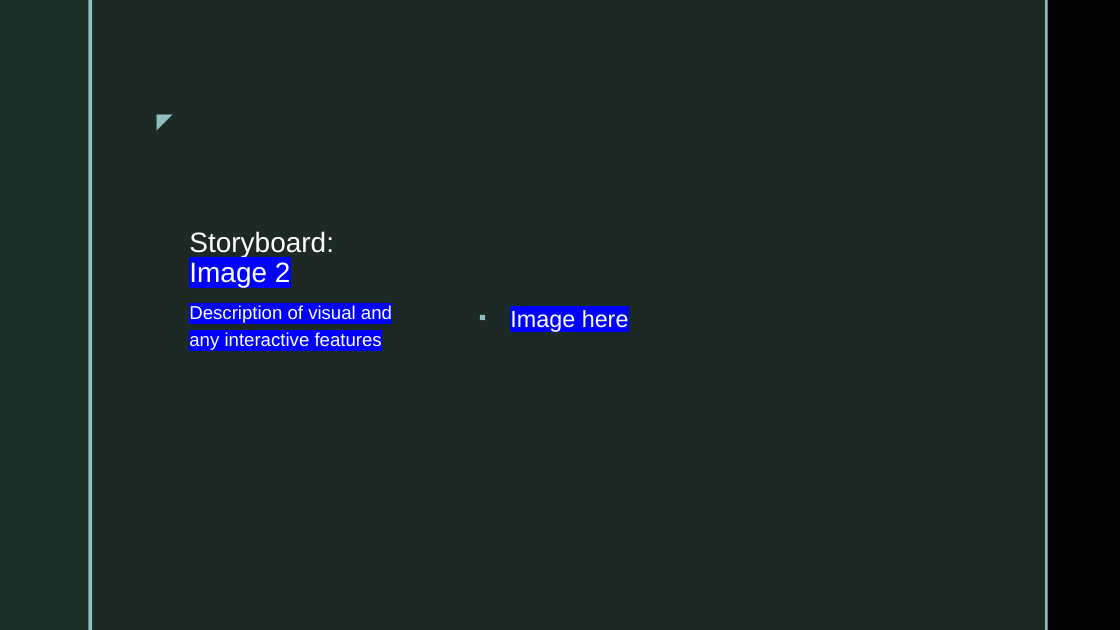
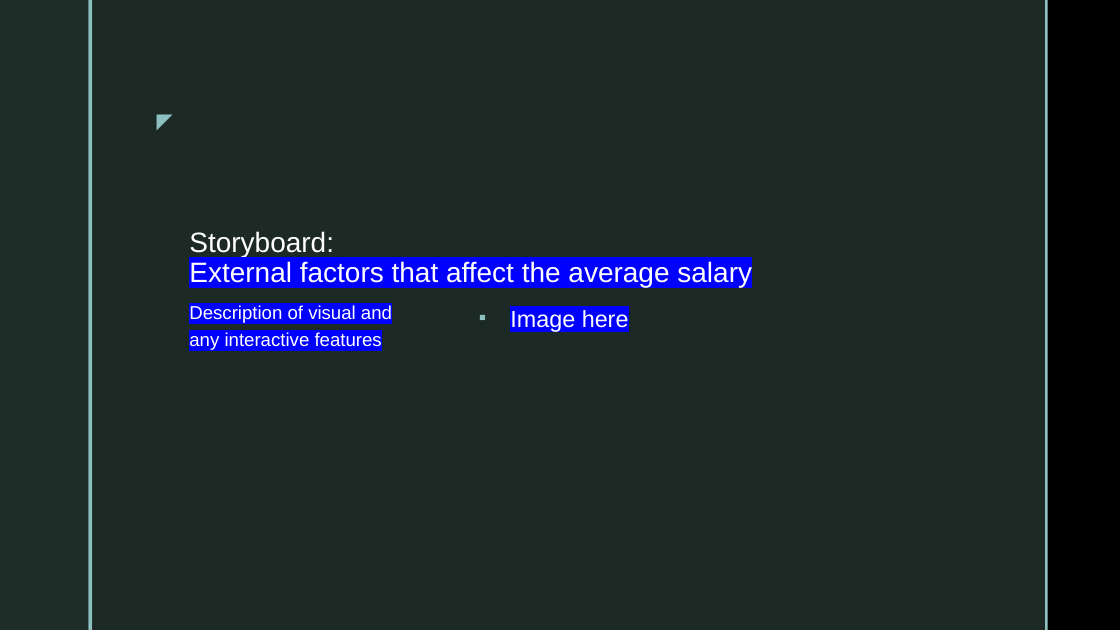
Before and after one commit to Sirius0531/final_project, a slide deck: slide 11 of 2nd Segment Project Deliverable/Deliverable2_Storyboard.pptx (slide 8 before the commit). Drawn at 1120x630 pixels with LibreOffice and Linux fonts; fonts in the diff are those of the drawing; background and template pictures are left out. Boxes give left, top, right and bottom in pixels: in the first picture for what was removed or moved away, otherwise in the second. Text is boxed around its words. In the diff, an @@ line names an element or a change of style, - is before the commit and + after.

```diff
--- a/2nd Segment Project Deliverable/Deliverable2_Storyboard.pptx
+++ b/2nd Segment Project Deliverable/Deliverable2_Storyboard.pptx
@@ title at [189,231,752,287]: text changed @@
-Storyboard: Image 2
+Storyboard:
+External factors that affect the average salary
```
Also in this commit, not shown: 4 other slides changed, 4 slides added, 1 slide removed.
